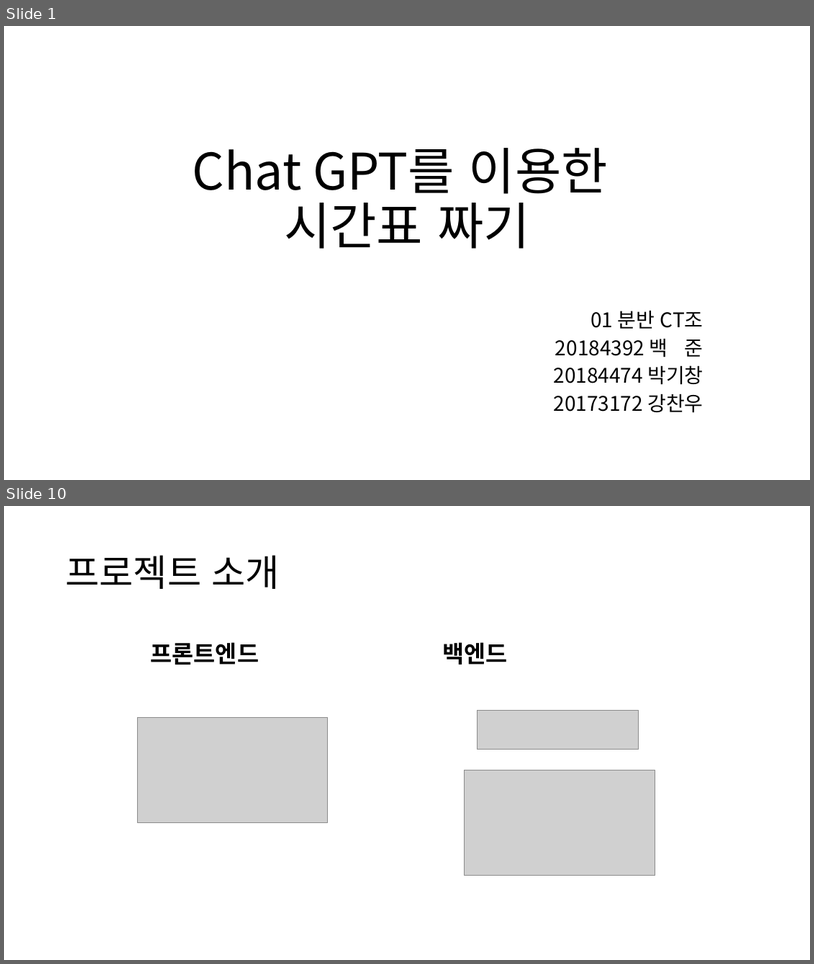
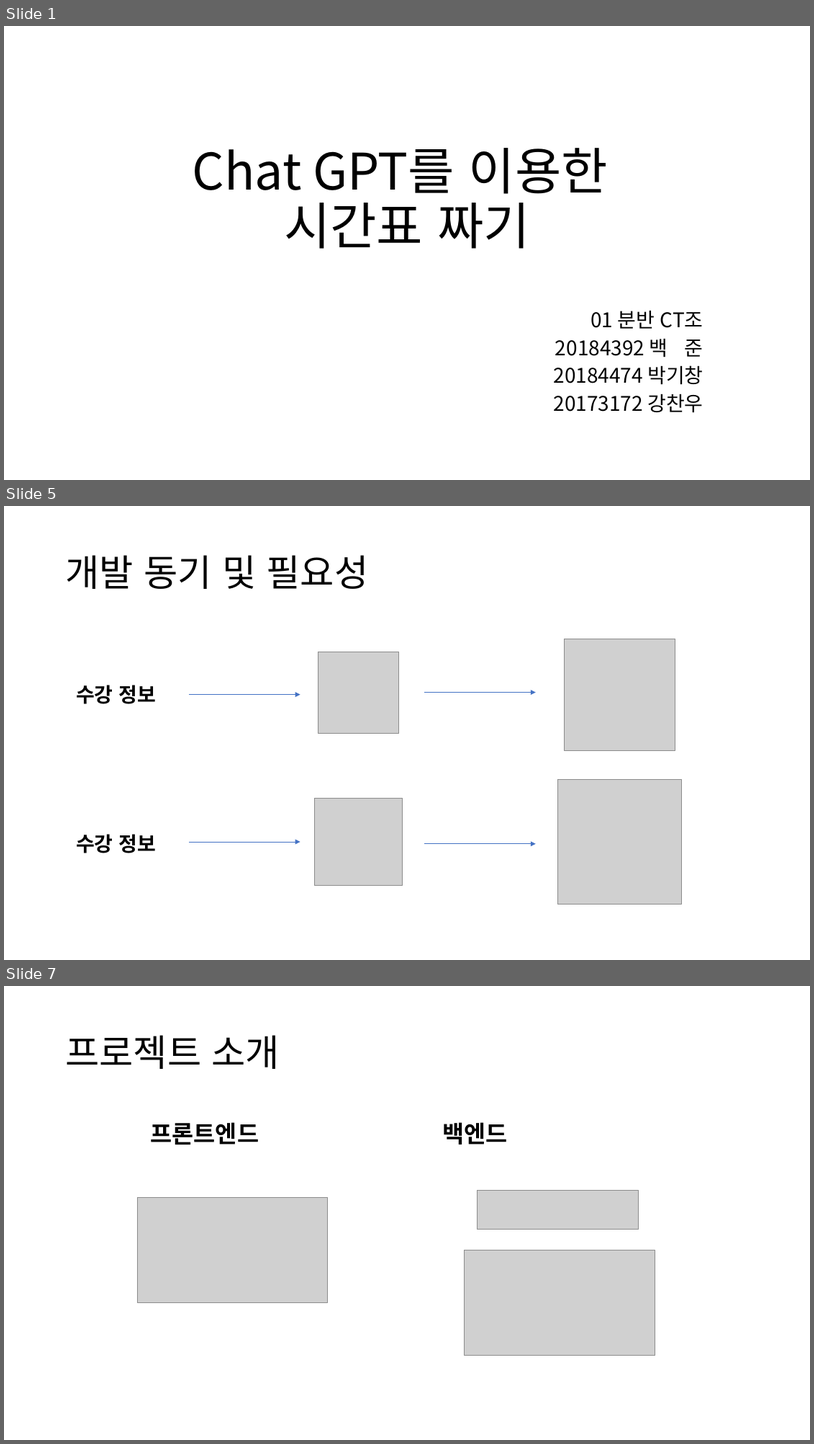
Before and after one commit to gichangee/chat-gpt-timetable, a slide deck: docs/중간발표자료.pptx. Shown one above the other, each under a label of ours: slides 1 and 10 before the commit, slides 1, 5 and 7 after it; the slides between them are not shown. The pictures are 814x964 and 814x1444 pixels, drawn with LibreOffice and Linux fonts; fonts in the diff are those of the drawing; grey boxes stand for pictures. Boxes give left, top, right and bottom in pixels: in the first picture for what was removed or moved away, otherwise in the second. Text is boxed around its words. In the diff, an @@ line names an element or a change of style, - is before the commit and + after.

```diff
--- a/docs/중간발표자료.pptx
+++ b/docs/중간발표자료.pptx
@@ slide 5 added at [4,506,810,960], background #FFFFFF @@
@@ title added at [65,555,369,589], 44 pt, text #000000 @@
+개발 동기 및 필요성
@@ picture added at [318,651,399,733] @@
@@ picture added at [564,638,676,750] @@
@@ text added at [76,685,156,704], 24 pt, text #000000, bold @@
+수강 정보
@@ arrow added from (189, 694) to (301, 694), #4472C4 0.5 pt @@
@@ arrow added from (424, 692) to (536, 692), #4472C4 0.5 pt @@
@@ picture added at [558,780,682,903] @@
@@ picture added at [315,798,403,885] @@
@@ text added at [76,834,156,853], 24 pt, text #000000, bold @@
+수강 정보
@@ arrow added from (189, 842) to (301, 842), #4472C4 0.5 pt @@
@@ arrow added from (424, 844) to (536, 844), #4472C4 0.5 pt @@
@@ what was slide 10 is now slide 7 @@
```
Also in this commit, not shown: 6 slides changed, 2 other slides added, 7 slides removed, 6 other files.
